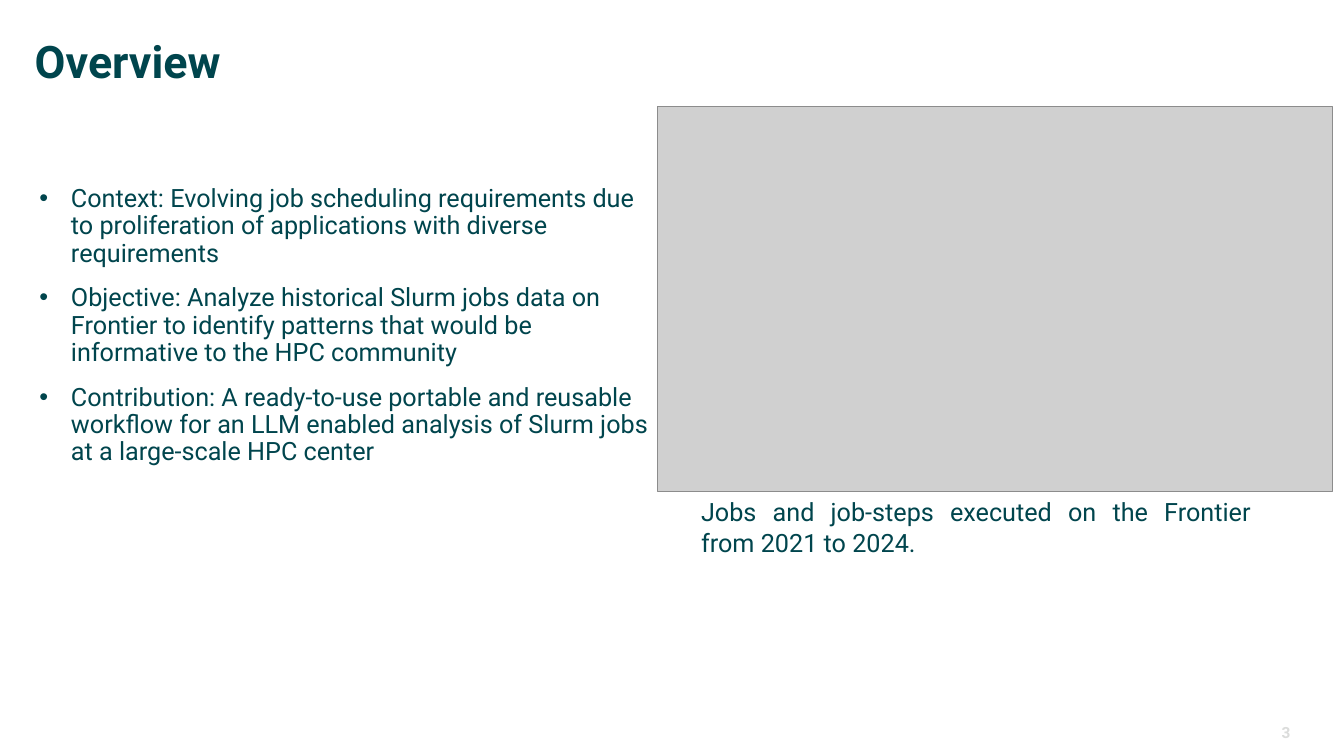
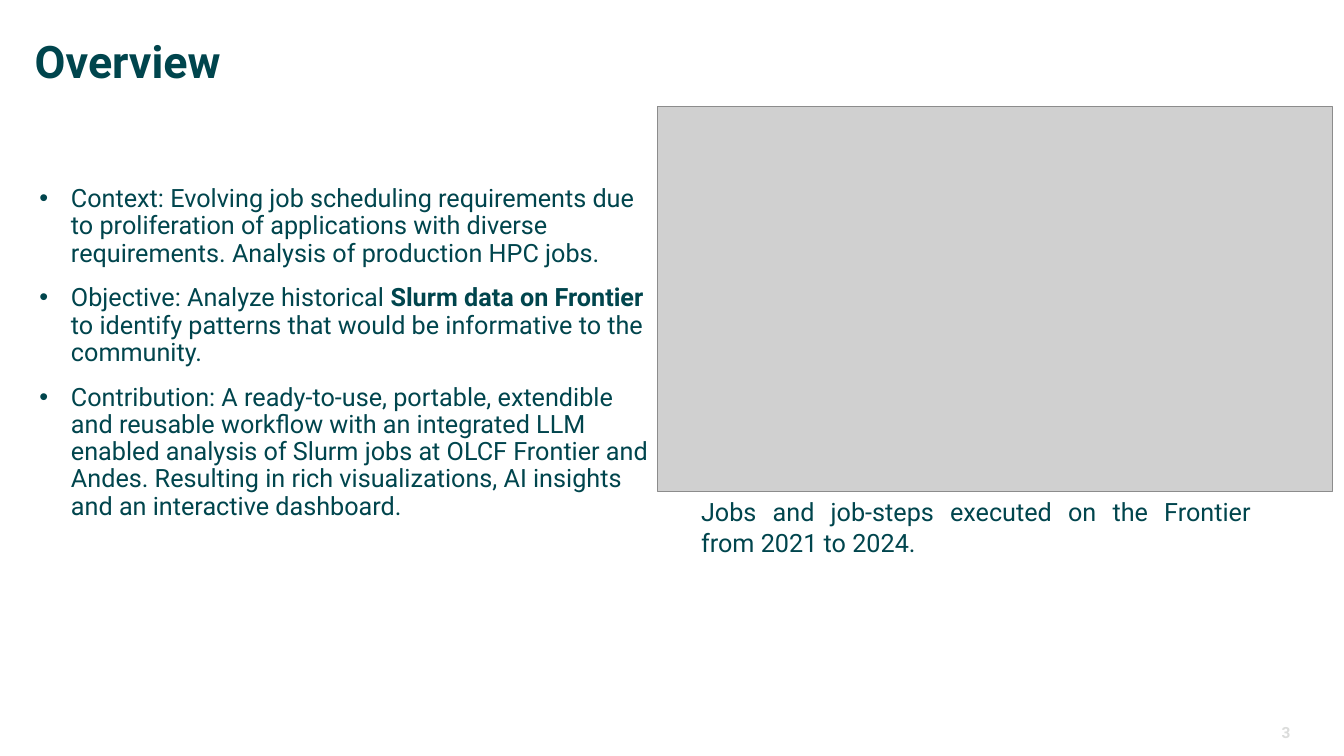
Before and after one commit to ketancmaheshwari/urgent-computing-sched, a slide deck: slide 3 of wisdom-pres.pptx. Drawn at 1344x756 pixels with LibreOffice and Linux fonts; fonts in the diff are those of the drawing; grey boxes stand for pictures; background and template pictures are left out. Boxes give left, top, right and bottom in pixels: in the first picture for what was removed or moved away, otherwise in the second. Text is boxed around its words. In the diff, an @@ line names an element or a change of style, - is before the commit and + after.

Commit message:
updates

```diff
--- a/wisdom-pres.pptx
+++ b/wisdom-pres.pptx
@@ text at box(71, 188, 648, 516): text changed @@
-• Context: Evolving job scheduling requirements due to proliferation of applications with diverse requirements
-• Objective: Analyze historical Slurm jobs data on Frontier to identify patterns that would be informative to the HPC community
-• Contribution: A ready-to-use portable and reusable workflow for an LLM enabled analysis of Slurm jobs at a large-scale HPC center
+• Context: Evolving job scheduling requirements due to proliferation of applications with diverse requirements. Analysis of production HPC jobs.
+• Objective: Analyze historical Slurm data on Frontier to identify patterns that would be informative to the community.
+• Contribution: A ready-to-use, portable, extendible and reusable workflow with an integrated LLM enabled analysis of Slurm jobs at OLCF Frontier and Andes. Resulting in rich visualizations, AI insights and an interactive dashboard.
```
Also in this commit, not shown: 8 other slides changed.
